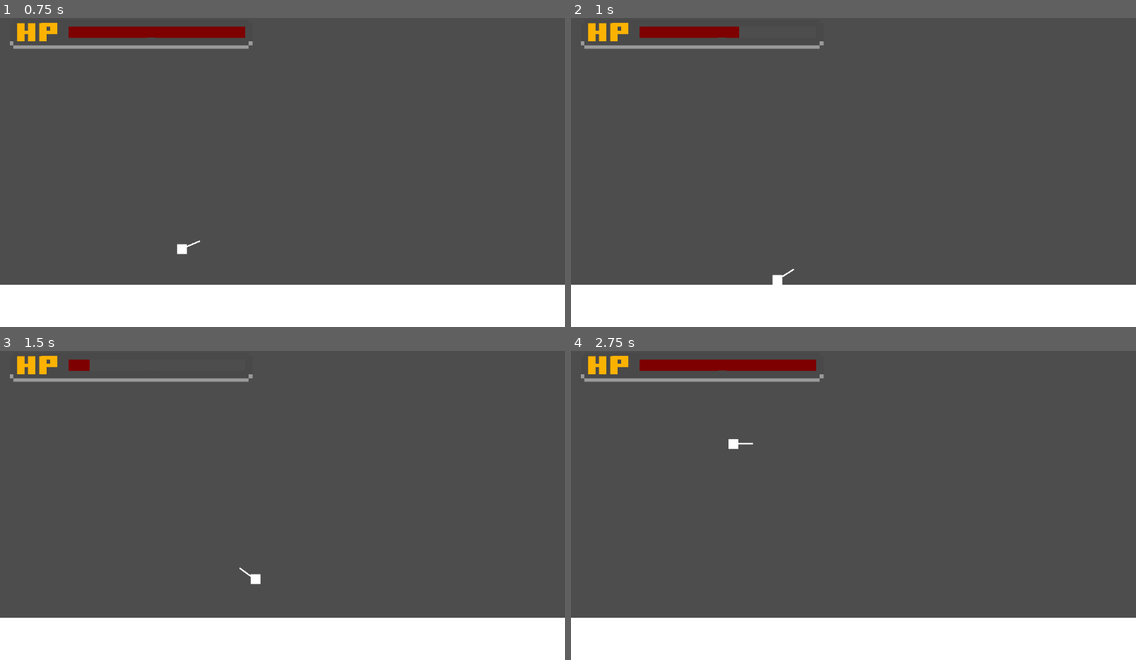
Above: before the commit, frames 1-4 (two rows, left to right).
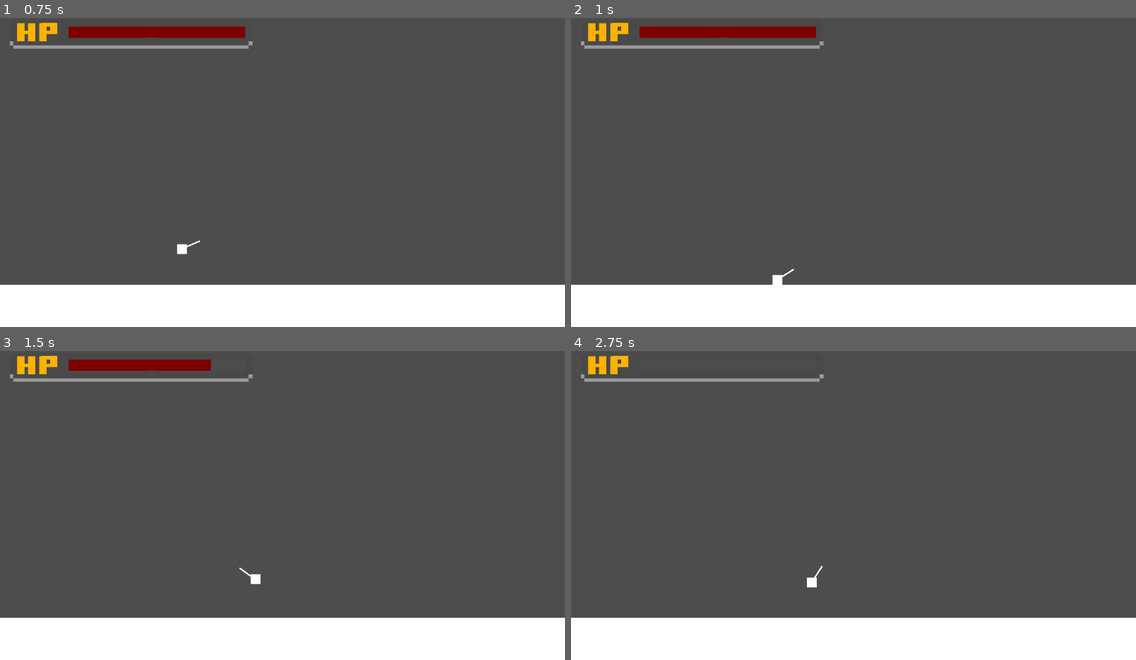
Above: after the commit, the same moments.

Repository: Audxius/Blaze-runner
Game: Godot game, scene res://Scenes/Level1.tscn
Two runs of this game, one before a commit and one after it. Both use one fixed random seed, a clock stepped at 60 frames per second and the inputs below.
Inputs (mouse positions are in pixels of both pictures, inside the frame that each line leads up to):
- Up to frame 1 (0.75 s): tap Enter (enter) at 0.5 s; move the mouse to (406, 150) at 0.52 s; hold D from 0.53 s (still down); hold H from 0.53 s (still down)
- Up to frame 2 (1 s): keep holding D; keep holding H; tap G at 0.8 s
- Up to frame 3 (1.5 s): keep holding D; tap Space at 1.25 s; move the mouse to (169, 517) at 1.27 s; release H at 1.28 s; tap G at 1.35 s
- Up to frame 4 (2.75 s): tap H at 1.55 s; move the mouse to (910, 431) at 2.02 s; release D at 2.03 s; hold A from 2.03 s (still down); hold G from 2.03 s (still down); tap Enter (enter) at 2.1 s

Frame 1 is identical in both runs. In frame 2, 0.5% of the frame differs, in the area x 29-44%, y 2-7%; in frame 3, 0.8%; in frame 4, 1.3%, in the area x 12-45%, y 2-77%.

Commit message:
minor bug fix with hp system

Diff:
--- a/Scenes/Player.tscn
+++ b/Scenes/Player.tscn
@@ -35,9 +35,9 @@
 offset_right = 40.0
 offset_bottom = 1.0
 
-[node name="CanvasLayer" type="CanvasLayer" parent="."]
+[node name="hp" type="CanvasLayer" parent="."]
 
-[node name="ColorRect" type="ColorRect" parent="CanvasLayer"]
+[node name="ColorRect" type="ColorRect" parent="hp"]
 offset_left = 139.0
 offset_top = 28.0
 offset_right = 503.275
@@ -46,7 +46,7 @@
 color = Color(0.494118, 0, 0, 1)
 script = ExtResource("2_7yimy")
 
-[node name="Sprite2D" type="Sprite2D" parent="CanvasLayer"]
+[node name="Sprite2D" type="Sprite2D" parent="hp"]
 position = Vector2(271, 50)
 scale = Vector2(7.5, 7.5)
 texture = ExtResource("2_wek1a")
--- a/Scenes/hp.gd
+++ b/Scenes/hp.gd
@@ -1,18 +1,27 @@
 extends ColorRect
 
 var hp = 100;
+var timer = 1; #kiek laiko zaidejas turi iki scenos restarto
 
 # Called every frame. 'delta' is the elapsed time since the previous frame.
 func _process(delta):
-	print(hp)
 	scale.x = hp*0.01
 	if Input.is_key_pressed(KEY_G):
-		damage(10)
+		damage(5)
+	if Input.is_key_pressed(KEY_H):
+		heal(5)
+	#Jei zaidejas nebeturi gyvybes tasku scenai padaro restarta
+	if hp <=0:
+		timer-=delta
+		if timer<=0:
+			get_tree().reload_current_scene()
 
+#Pasalino zaidejo gyvybes taskus nurodyta kieki
 func damage(amount):
-	if hp>=0:
+	if hp>0:
 		hp-=amount
-		if hp>=0:
-			hp-=1
-	if hp <=0:
-		get_tree().reload_current_scene()
+
+#Papildo zaidejo gyvybes taskus nurodyta kieki
+func heal(amount):
+	if hp<100:
+		hp+=amount
